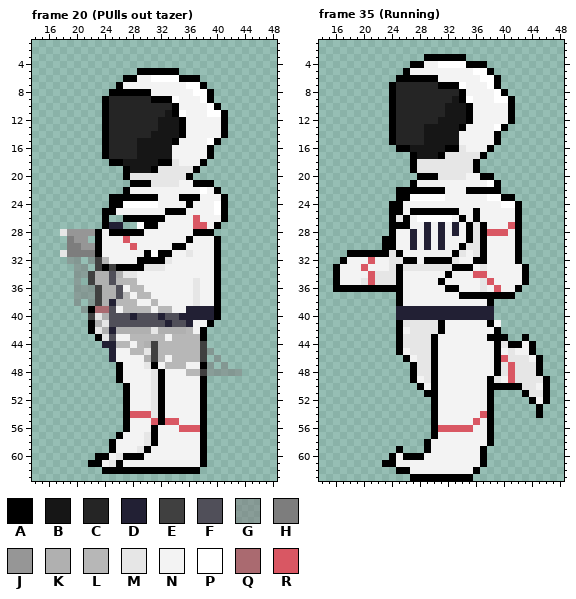
File history of a pixel-art file, Assets/Art/Animations/A-Sprite.aseprite. That is the earlier state.
64x64 pixels, 50 frames. Colours within 5 levels of each other are drawn and written as one. Shown: frame 20 (PUlls out tazer): x 14..48, y 1..63; frame 35 (Running): x 14..48, y 1..63. The old version is drawn lined up with the new one. The commit also changed other frames, which this record leaves out.
Visible layers, top first: "Effects" opacity 51%, "Layer 1".
Palette (. is transparent): A #000000  B #161616  C #252525  D #222034  E #404040  F #504f59  G #7d7d7d82  H #7d7d7d  J #969696  K #b0b0b0  L #b7b7b7  M #e6e6e6  N #f3f3f3  P #ffffff  Q #aa6a70  R #d95763
Pixels before, frame 20 (PUlls out tazer), first column x 18:
 5 ...........AAAAAA.........
 6 .........AANNPPPPAAA......
 7 ........ANNNNNNNNNPPA.....
 8 .......AAAAAANNNNNNPPA....
 9 ......ACCCCCCAAAPNNNPA....
10 ......ACCCCCCCCCANNNNPA...
11 ......ACCCCCCCCBAPNNNPPA..
12 ......ACCCCCCCBBBANNNNNA..
13 ......ACCCCCCCBBBANNNNNA..
14 ......ACCCCCCBBBBANNNNNA..
15 ......ACCCCBBBBBANNNNPA...
16 ......ACCCCBBBBBNNNNNA....
17 ......ACCCCBBBBBNNNNNA....
18 .......AABBBBBAAMNNNA.....
19 .........ABBBAMMMMMA......
20 .........AMMMMMMMMA.......
21 ..........AAAMMMMNNAAA....
22 .........ANNNNNNNNNNPNA...
23 .......AAAAAAANNNAAANNNA..
24 .......AAPPPPPNNNNANNNPA..
25 ......AANNNNNNNAAANNNNPA..
26 ......A..AAAAAANNNNRNNNA..
27 ......ADD..PAANNNNNRRNA...
28 MJJJJANAAAAANNNNNNNAAA....
29 .HJJ.ANNNRNNNNNNNNANNNA...
30 .HHJJANNNNRNNNNNAANNNNA...
31 MHHHHANNNNNNAPAANNMNNNA...
32 .GG.GELNNNNAAAAMNNNNNNA...
33 ..GG.EAEAAAAMMMNNNNNNNA...
34 ..GGEKKFKMMNNNNNNNNNNNA...
35 ..G.EKKFLLLNNNNNNNNMNNA...
36 ..GGGEKKFNLLNNNNNNNMNNA...
37 ..GGGEKKFLNLLNNNNNNMNNA...
38 ..G.GEKDLLLNNLNNNNNMNNA...
39 ...GAQQFNLLLLNLLNNDDDDA...
40 ....EMKFFFDFFFDFFDDDDDA...
41 ....AKMFFFFFFFFDFFDNNA....
42 ....AMKDKKKKKMKKKKLNA.....
43 .....AMFNNLLLLLNLLLLA.....
44 ......DDLLNLKELLLLLLE.....
45 .......DNNLLMELLLLLLEG....
46 .......DNNNNKELNLLLLE.G...
47 ........ANNNMANLLLNNAG.G..
48 ........ANNNNMANNNLLEGGGGG
49 ........ANNNNMANNNNNA.....
50 .........ANNNMANNNNNA.....
51 .........ANNNMANNNNNA.....
52 .........ANNNMANNNNNA.....
53 .........ANNNMANNNNNA.....
54 .........ARRRMANNNNNA.....
55 .........ANNNRARRNNNA.....
56 .........ANNNANNNRRRA.....
57 ........ANNNMANNNNNNA.....
58 .......ANNNNMANNNNNNA.....
59 .......ANNNMANNNNNNNA.....
60 .....AANMAAANNNNNNNNA.....
61 ....AANMANNNNNNNNNNNA.....
62 ......AAAAAAAAAAAAAA......
Pixels before, frame 35 (Running), first column x 16:
 3 .............AAAAAA............
 4 ...........AANNPPPPAAA.........
 5 ..........ANNNNNNNNNPPA........
 6 .........AAAAAANNNNNNPPA.......
 7 ........ACCCCCCAAAPNNNPA.......
 8 ........ACCCCCCCCCANNNNPA......
 9 ........ACCCCCCCCBAPNNNPPA.....
10 ........ACCCCCCCBBBANNNNNA.....
11 ........ACCCCCCCBBBANNNNNA.....
12 ........ACCCCCCBBBBANNNNNA.....
13 ........ACCCCBBBBBANNNNPA......
14 ........ACCCCBBBBBNNNNNA.......
15 ........ACCCCBBBBBNNNNNA.......
16 .........AABBBBBAAMNNNA........
17 ...........ABBBAMMMMMA.........
18 ...........AMMMMMMMMA..........
19 ...........AMMMMMMMMA..........
20 ............AAAMMMMNNAA........
21 ...........ANNNNNNNNNNPA.......
22 .........AAAAAAANNNAAAAA.......
23 .........AAPPPPPNNNNNNPPAA.....
24 ........AANNNNNNNNNNNNNNPPA....
25 ........AANAAAAAAANNANNNNNA....
26 ........AMANPPPPPNANANNNNNA....
27 ........AAANNDNDNDNAMANNNRA....
28 ........ANNDNDNDNDNAMARRRNA....
29 .......AANNDNDNDNNNAMANNNNA....
30 .......AANNDNDNDNNAMMANNNNA....
31 ..AAAAAAMANNNNNNNAMNMANNNNA....
32 .ANNNRNNMMAANAAAAMNNAANNNNA....
33 ANNNRNNNMAMMMMMMMAAANMNNNNNA...
34 ANNNNRMMMANNNNNNANNNRRNNNNNA...
35 ANNNMRMMMANNNNNANNNNNMRNNNNA...
36 AAAAAAAAAANNNNNNAANNNMNRNNA....
37 .........ANNNNNNNNAAAAAAAA.....
38 .........ANNNNNNNNNNNNA........
39 .........DDDDDDDDDDDDDD........
40 .........DDDDDDDDDDDDDD........
41 .........AMMMMMANNNNNNAN.......
42 .........ANMMMMANNNNNNNA.......
43 .........AMMMMANNNNNNNAAA..A...
44 .........AMMMMANNNNNNNNAMAANA..
45 .........ANMMMANNNNNNNNANMNNA..
46 ..........ANMMANNNNNNNNARMMMNA.
47 ...........AMMANNNNNNNNAMRMMMA.
48 ...........AMMANNNNNNNNAMRMMMA.
49 ...........ANMANNNNNNNAMNRMMMMA
50 ............ANANNNNNNNAAAAAMMNA
51 .............AANNNNNNNA....AMMA
52 ..............ANNNNNNNA.....ANA
53 ..............ANNNNNNNA......A.
54 ..............ANNNNNNRA......A.
55 ..............ANNNNNRNA........
56 ..............ARRRRRNNA........
57 ..............ANNNNNNNA........
58 .............ANNNNNNNNA........
59 .........A...ANNNNNNNA.........
60 ........ANAAANNNNNNNNA.........
61 .......AANNNNNNNNNNNNA.........
62 .........AANNNNNNNNNA..........
63 ...........AAAAAAAAA...........
Once edited:
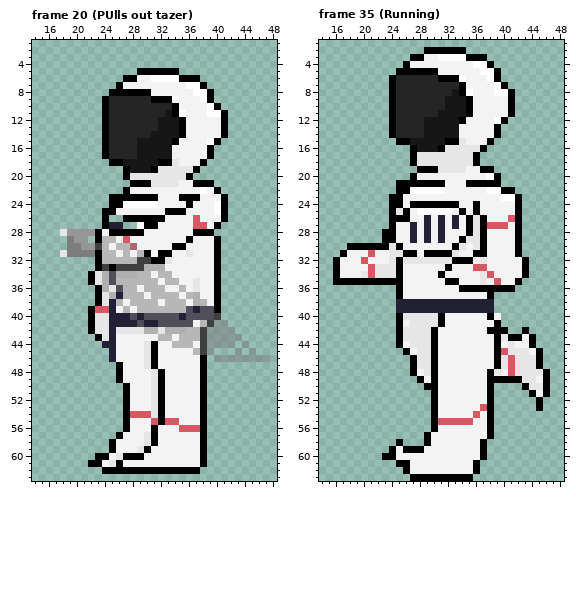
Diff:
whole drawing moved by +16,+0 (the old picture is shown already moved)
Changed rows in their new state; - is an unchanged pixel.
Frame 20 (PUlls out tazer):
first column x 19:
29 -----LL----------------------
30 ----EL-LLQ-------------------
31 -----LL-L-L------------------
32 ..-.A-LLLLEE-----------------
33 -..-AEAEEEEKKK---------------
34 -..AM---KKLL-LL--------------
35 -.-AM-----LLL-LL-------------
36 -...A-M-L-NLLL--L------------
37 -...AM-D-L-NLLLL-LK----------
38 -.-.AM--N-LL--LLL-KL---------
39 --.-RRD--N--L--LLF-FF--------
40 ---A-MDDDFD--F---FFFFE-------
41 ----M-DDDD-DD-F--F-LEGG------
42 -----M-MMMM-KM----LEGGGG-----
43 ------D--NNNN-LN---EGGGGG----
44 -------NN-NMANN---N-GGGG-G---
45 ---------NN-ANNNNN------G-G--
46 -----------MAN-NNNNA--GGGGGGG
47 --------------NNN---.-.------
48 -----------------NNA.....----
Frame 35 (Running):
first column x 16:
 2 -------------AAAAAA------------
 3 -----------AANNPPPPAAA---------
 4 ----------ANN--NNNNNPPA--------
 5 ---------A-AAAA-----N-PA-------
 6 --------ACCCCCCAAAP--N---------
 7 ---------------CCCA---NPA------
 8 -----------------B-P----PA-----
 9 ----------------B-BA---NN------
11 ---------------B---------------
12 -------------BB---AN---PA.-----
13 ------------------N----A.------
15 --------.AABB---AAM---A.-------
16 ---------..A---AMM-MMA.--------
17 ------------MMMM----A.---------
19 -----------.AAA----NNAA--------
20 -----------ANNNNNNN--NPA-------
21 ---------AA-AAAA---AAAA--------
22 -----------PPPPP---NNNPPAA-----
23 --------A-NNNNNN------NNPPA----
24 -----------AAAAAAA--A---NN-----
25 ---------MANPPPPPNA------------
26 ---------A--NDNDNDNAMA---R-----
27 ---------NND----------RRRN-----
28 -------A---------N----NNN------
29 ------------------AM-----------
30 --AAAAA-MA-N-N-N-AMN-----------
31 -ANNNRNN-MAA-AAAAMN-A----------
32 AN--RN---AMMMMMMMAAANM----NA---
33 ----NRMM--NNNNNNANNNRR---------
34 ----M----------AN---NMR--------
35 -AAAAAAAA------NAA----NR--A.---
36 .........-------NNAAAAAAAA.----
37 ------------------NNNN-...-----
38 ---------DDDDDDDDDDDDDD--------
40 ---------AMMMMMANNNNNNAN-------
41 ----------N-----------NA-------
42 ----------M---AN------A-A--A---
43 ----------------------N-MAANA--
44 ----------N-------------NMN----
45 ---------.AN------------R-MMNA-
46 ----------.A------------MR--M--
48 ------------N---------AMN----MA
49 -----------.AN---------AAAA--N-
50 ------------.A---------....A-M-
51 -------------.-------------.AN-
52 ----------------------------.A.
53 ---------------------R---------
54 --------------------RN-------.-
55 ---------------RRRRRN----------
56 ---------------NNNNN-----------
57 -------------AN----------------
58 ---------A-----------A.--------
59 --------ANAAAN-----------------
60 -------A--NNN------------------
61 -------..AA---------A.---------
62 ---------.---------------------
